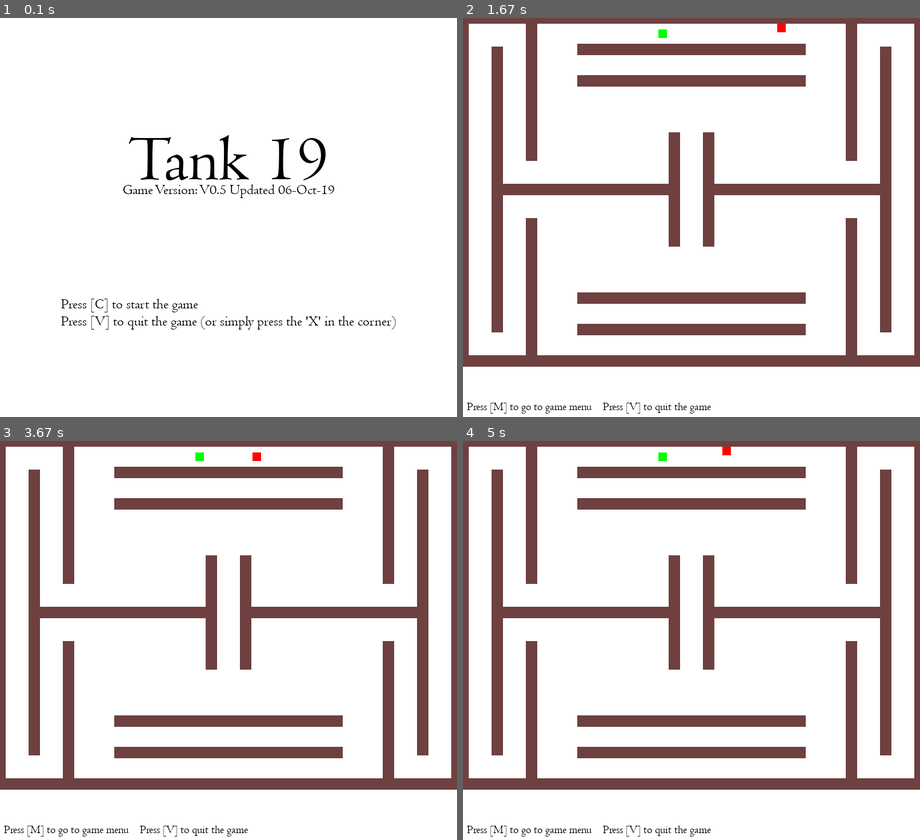
Above: before the commit, frames 1-4 (two rows, left to right).
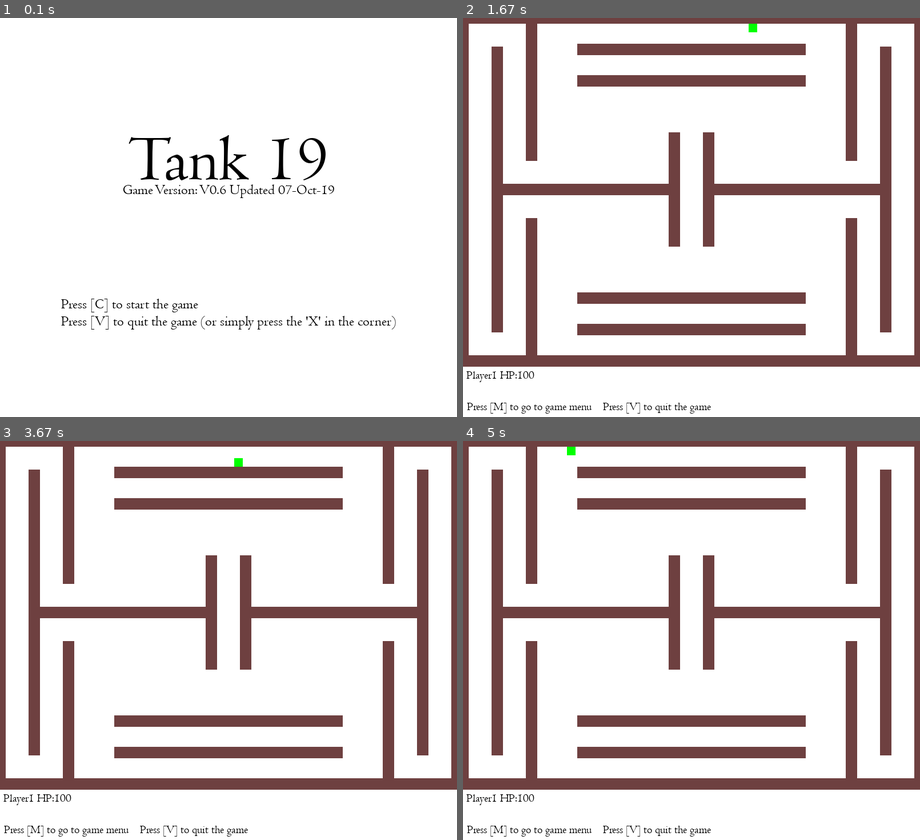
Above: after the commit, the same moments.

Repository: WEGigabyteWeiXiao/Pygame_Project_Guo
Game: pygame game, started from Final File.py
The game is run twice, just before and just after one commit, with the same random seed, the same clock (stepped at 60 frames per second) and the same inputs.
Inputs:
- Up to frame 1 (0.1 s): no input
- Up to frame 2 (1.67 s): tap C at 0.33 s; hold D 0.67-1.13 s; hold W 1.17-1.47 s; hold D from 1.5 s (still down)
- Up to frame 3 (3.67 s): release D at 1.97 s; hold A 2-2.53 s; hold S 2.57-2.87 s; hold M 2.9-3.3 s; hold A 2.9-3.3 s; tap C at 3.33 s
- Up to frame 4 (5 s): hold A 3.67-4.07 s; hold W 4.1-4.47 s; hold D from 4.5 s (still down)

The runs differ from the first frame. In frame 1, less than 0.1% of the frame differs, in the area x 48-64%, y 41-45%; in frame 2, 0.2%, in the area x 0-71%, y 1-92%; in frame 3, 0.2%; in frame 4, 0.2%.

Commit message:
Iteration 2.1
Did a few more modifications

Diff:
--- a/Final File.py
+++ b/Final File.py
@@ -7,7 +7,7 @@
 gameDisplay = pygame.display.set_mode([display_width,display_height])
 #Sets resolution of the game window and actually creates it
 
-pygame.display.set_caption('Tank 19 V0.5 (06-OCT-19)')
+pygame.display.set_caption('Tank 19 V0.6 (07-OCT-19)')
 #Sets title of the game window
 
 clock = pygame.time.Clock()
@@ -37,14 +37,14 @@
         self.rect.x = x
         #Make the top-left corner of the "tank" the passed-in location
 
+
 class Player(pygame.sprite.Sprite):
 
     change_x = 0
     change_y = 0
-    hp = 100
     #initiates player's speed and hitpoint
 
-    def __init__(self,x,y,colour):
+    def __init__(self,x,y,colour,hp):
     #constructor
         pygame.sprite.Sprite.__init__(self)
         #Call the parent's constructor
@@ -57,6 +57,9 @@
         self.rect.y = y
         self.rect.x = x
         #Make the top-left corner of the "tank" the passed-in location
+
+        self.hp = hp
+        #Initialises the hp of the player
 
     def changespeed(self,x,y):
         self.change_x += x
@@ -79,7 +82,6 @@
             #If the tank is going to the left
                 self.rect.left = block.rect.right
 
-
         self.rect.y += self.change_y
         #moves along vertical direction
 
@@ -94,6 +96,18 @@
             #If the tank is going to the top
                 self.rect.top = block.rect.bottom
 
+    def hp_change(self, hpchange):
+    #Changes the hp of the player in case of a hit or something else
+        self.hp = self.hp + hpchange
+        #Actually changes the hp of the player
+        hpchange = 0
+        #Reset the value so the value will not be changed constantly
+
+    def get_hp(self):
+    #Getter method for hp (in order to display on the scoreboard)
+        return self.hp
+
+
 class Map():
 #Base class for all maps
 
@@ -106,6 +120,7 @@
         self.wall_list = pygame.sprite.Group()
         self.enemy_sprites = pygame.sprite.Group()
         #Makes both wall_list and enemy_sprites groups
+
 
 class M_Classic(Map):
 #Class for map M_Classic
@@ -139,6 +154,13 @@
             self.wall_list.add(wall)
         #Actually adds all the walls
 
+
+def text_objects(text, font):
+    textSurface = font.render(text, True, black)
+    return textSurface, textSurface.get_rect()
+#Function for setting massage display
+
+
 def start_menu():
     intro = True
     #Sets the initial value of iteration condition
@@ -153,7 +175,7 @@
             if event.type == pygame.KEYDOWN:
             #Detects if the user pressed a button
                 if event.key == pygame.K_c:
-                    main()
+                    intro = False
                 #If [C] is pressed let the game enter the main loop
 
                 if event.key == pygame.K_v:
@@ -172,7 +194,7 @@
         TextRect.center = (400,250)
         #Displays title of game
 
-        TextSurf2, TextRect2 = text_objects("Game Version: V0.5 Updated 06-Oct-19", canteur25)
+        TextSurf2, TextRect2 = text_objects("Game Version: V0.6 Updated 07-Oct-19", canteur25)
         TextRect2.center = (400,300)
         #Displays version number of game
 
@@ -189,20 +211,14 @@
         pygame.display.update()
         #Makes all changes made above to take effect
 
-def text_objects(text, font):
-    textSurface = font.render(text, True, black)
-    return textSurface, textSurface.get_rect()
-#Function for setting massage display
 
 def main():
 #Main program
 
-    player1 = Player(342,20,green)
-    player2 = Player(442,20,red)
+    player1 = Player(392,20,green,100)
     movingsprites = pygame.sprite.Group()
     movingsprites.add(player1)
-    movingsprites.add(player2)
-    #Creates the player and the AI, adds them into the sprite list
+    #Creates the player (and the AI), adds them into the sprite list
 
     maps = []
     #Creates a list of maps, so it will possible to play multiple maps in a single game
@@ -228,24 +244,15 @@
             #Quit the game if the user chose to do so.
 
             if event.type == pygame.KEYDOWN:
-                if event.key == pygame.K_LEFT:
+                if event.key == pygame.K_a:
                     player1.changespeed(-6,0)
-                if event.key == pygame.K_RIGHT:
+                if event.key == pygame.K_d:
                     player1.changespeed(6,0)
-                if event.key == pygame.K_UP:
+                if event.key == pygame.K_w:
                     player1.changespeed(0,-6)
-                if event.key == pygame.K_DOWN:
+                if event.key == pygame.K_s:
                     player1.changespeed(0,6)
                 #When a direction key is pressed let the player to do according movements
-                if event.key == pygame.K_a:
-                    player2.changespeed(-6,0)
-                if event.key == pygame.K_d:
-                    player2.changespeed(6,0)
-                if event.key == pygame.K_w:
-                    player2.changespeed(0,-6)
-                if event.key == pygame.K_s:
-                    player2.changespeed(0,6)
-                #When W/A/S/D is presses let the other player to do according movements
 
                 if event.key == pygame.K_m:
                     start_menu()
@@ -257,49 +264,43 @@
                 #When V is pressed quit the game
 
             if event.type == pygame.KEYUP:
-                if event.key == pygame.K_LEFT:
+                if event.key == pygame.K_a:
                     player1.changespeed(6,0)
-                if event.key == pygame.K_RIGHT:
+                if event.key == pygame.K_d:
                     player1.changespeed(-6,0)
-                if event.key == pygame.K_UP:
+                if event.key == pygame.K_w:
                     player1.changespeed(0,6)
-                if event.key == pygame.K_DOWN:
+                if event.key == pygame.K_s:
                     player1.changespeed(0,-6)
                 #When a direction key is released reset the player's speed
-                if event.key == pygame.K_a:
-                    player2.changespeed(6,0)
-                if event.key == pygame.K_d:
-                    player2.changespeed(-6,0)
-                if event.key == pygame.K_w:
-                    player2.changespeed(0,6)
-                if event.key == pygame.K_s:
-                    player2.changespeed(0,-6)
-                #When W/A/S/D is released let reset the other player's speed
+
         #Event processing ends here
 
-        #Game logic starts here
-
-        #Game logic ends here
-
         #Additional drawing starts here
+
+        gameDisplay.fill(white)
+        #Fills the entire window with white to initialise
+
+        movingsprites.draw(gameDisplay)
+        current_map.wall_list.draw(gameDisplay)
+        #Draws all sprites and walls
+
         canteur20 = pygame.font.Font("Fonts/CENTAUR.TTF", 20)
         #Defines fonts used in main game loop
-
-        gameDisplay.fill(white)
-        #Fills the entire window with white to initialise
 
         TextSurf5, TextRect5 = text_objects("Press [M] to go to game menu    Press [V] to quit the game", canteur20)
         TextRect5.center = (220,680)
         gameDisplay.blit(TextSurf5, TextRect5)
+        #Displays text for going back to main menu or quit the game
+
+        TextSurf6, TextRect6 = text_objects("Player1 HP:" + str(player1.get_hp()), canteur20)
+        TextRect6.center = (65,625)
+        gameDisplay.blit(TextSurf6, TextRect6)
+        #Displays information of the hp remaining hp of the player
 
         #Additional drawing stops here
 
-        movingsprites.draw(gameDisplay)
-        current_map.wall_list.draw(gameDisplay)
-        #Draws all sprites and walls
-
         player1.move(current_map.wall_list)
-        player2.move(current_map.wall_list)
         #Updates the position of player in each tick
 
         pygame.display.update()
@@ -313,4 +314,5 @@
 
 if __name__ == "__main__":
     start_menu()
+    main()
 #Calls main menu at the start of the game
